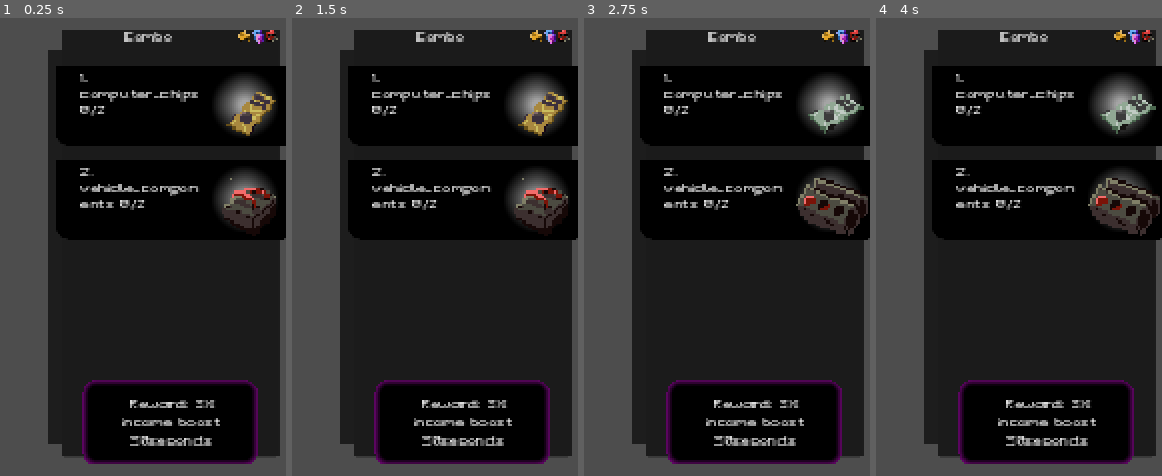
Above: before the commit, frames 1-4 (left to right).
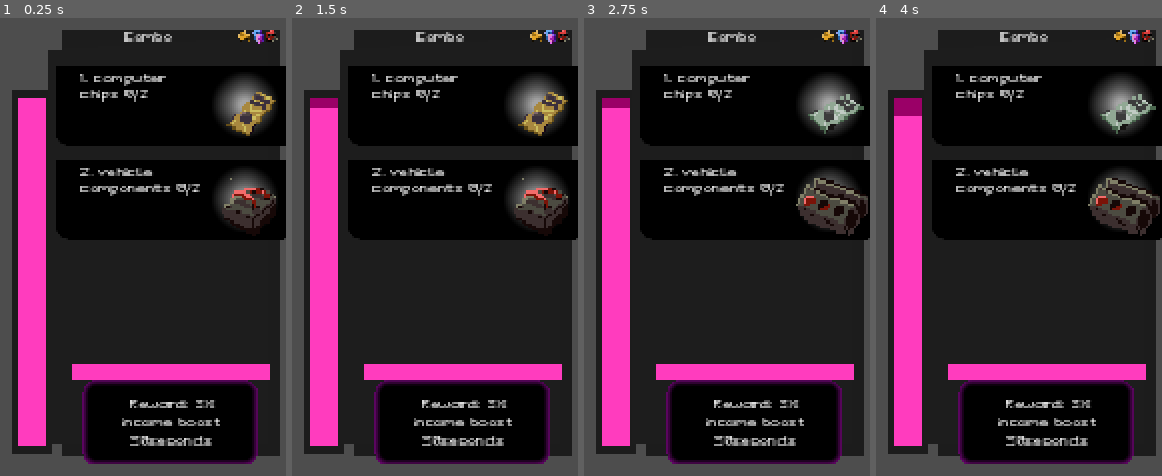
Above: after the commit, the same moments.

Repository: NathanHeaton/Robo-revolution
Game: Godot game, scene res://UI/combo.tscn
The game is run twice, just before and just after one commit, with the same random seed, the same clock (stepped at 60 frames per second) and the same inputs. This scene is started directly instead of the project's main scene.
Inputs (mouse positions are in pixels of both pictures, inside the frame that each line leads up to):
- Up to frame 1 (0.25 s): no input
- Up to frame 2 (1.5 s): click (552, 36) at 0.5 s; move the mouse to (outside the picture) at 1.27 s; hold D (move_right) from 1.28 s (still down)
- Up to frame 3 (2.75 s): tap Enter at 2 s; move the mouse to (outside the picture) at 2.02 s; release D (move_right) at 2.03 s; hold S (move_down) from 2.03 s (still down)
- Up to frame 4 (4 s): tap Space at 2.75 s; move the mouse to (outside the picture) at 2.77 s; release S (move_down) at 2.78 s; hold D (move_right) 2.78-3.53 s; tap Enter at 3.5 s; move the mouse to (outside the picture) at 3.52 s; hold W (move_up) from 3.53 s (still down)

The runs differ from the first frame. In frame 1, 14% of the frame differs, in the area x 4-95%, y 12-96%; in frame 2, 14%; in frame 3, 14%; in frame 4, 14%.

Commit message:
finished combo code, new combo are startd when combo times out and added progress bars to combo

Diff:
--- a/robo-revolution/Globals/Location_Data.gd
+++ b/robo-revolution/Globals/Location_Data.gd
@@ -32,7 +32,7 @@
 	locations.Scrapyard:{
 		"id": 0,
 		"name": "Scrapyard",
-		"description" : "Increase chance to spawn trash items.\nContains: scrap, plastic, rusty_nails, gears, computer_chips, vehicle_components, wires, gold_plates, rubies",
+		"description" : "Increase chance to spawn trash items.\nContains: scrap, plastic, rusty nails, gears, computer chips, vehicle components, wires, gold plates, rubies",
 		"unlocked": true,
 		"key_needed": false,
 		"base_cost": 0,
@@ -41,7 +41,7 @@
 	locations.Underground:{
 		"id": 1,
 		"name": "Underground",
-		"description" : "Be careful of power surges\nContains: scrap, plastic, rusty_nails, computer_chips, vehicle_components, wires, robot_parts, motherboard, metal, gold_plates, rubies, gold_bars",
+		"description" : "Be careful of power surges\nContains: scrap, plastic, rusty nails, computer chips, vehicle components, wires, robot_parts, motherboard, metal, gold plates, rubies, gold_bars",
 		"unlocked": false,
 		"key_needed": false,
 		"base_cost": 5000,
@@ -50,7 +50,7 @@
 	locations.Ocean:{
 		"id": 2,
 		"name": "Ocean",
-		"description" : "Water dammage likely.\nContains: scrap, plastic, rusty_nails, metal, seashells, ship_wreckage, broken_jewels, rubies, pearls",
+		"description" : "Water dammage likely.\nContains: scrap, plastic, rusty nails, metal, seashells, ship wreckage, broken jewels, rubies, pearls",
 		"unlocked": false,
 		"base_cost": 45600,
 		"key_needed": false,
@@ -59,7 +59,7 @@
 	locations.Alien:{
 		"id": 3,
 		"name": "Alien",
-		"description" : "watch out for alien patrollers.\nContains: scrap, alien_parts, alien_scrap_metal, alien_artifacts, power_crystals",
+		"description" : "watch out for alien patrollers.\nContains: scrap, alien parts, alien scrap metal, alien artifacts, power crystals",
 		"unlocked": false,
 		"base_cost": 5780000,
 		"key_needed": true,
--- /dev/null
+++ b/robo-revolution/Globals/utility.gd
@@ -0,0 +1,5 @@
+extends Node
+
+
+func underscores_to_spaces(text) -> String:
+	return	text.replace("_", " ")
--- a/robo-revolution/Main/main.gd
+++ b/robo-revolution/Main/main.gd
@@ -121,7 +121,7 @@
 		"Combo":
 			_combo_upgrade(upgrade["level"])
 func _combo_upgrade(level: int):
-	if(level == 1):
+	if(!GameStats.stats["combo"]["bought"]):
 		GameStats.stats["combo"]["bought"] = true
 		GameStats.set_stat("combo","bought",null)
 	else:
--- a/robo-revolution/UI/combo.tscn
+++ b/robo-revolution/UI/combo.tscn
@@ -1,8 +1,14 @@
-[gd_scene load_steps=6 format=3 uid="uid://duh1bxkxexh5v"]
+[gd_scene load_steps=10 format=3 uid="uid://duh1bxkxexh5v"]
 
 [ext_resource type="Script" path="res://combo.gd" id="1_dewhs"]
 [ext_resource type="StyleBox" uid="uid://3ocy40xkcfs3" path="res://Themes/black_transparent_background.tres" id="2_1dyp4"]
 [ext_resource type="Texture2D" uid="uid://c46dbtr3xp40r" path="res://assets/Mini_Icons.png" id="3_frruh"]
+
+[sub_resource type="StyleBoxFlat" id="StyleBoxFlat_5ivxp"]
+bg_color = Color(0.603922, 0, 0.403922, 1)
+
+[sub_resource type="StyleBoxFlat" id="StyleBoxFlat_gu56t"]
+bg_color = Color(1, 0.235294, 0.745098, 1)
 
 [sub_resource type="StyleBoxFlat" id="StyleBoxFlat_llima"]
 bg_color = Color(0.6, 0.6, 0.6, 0)
@@ -29,6 +35,12 @@
 expand_margin_bottom = 10.0
 anti_aliasing = false
 
+[sub_resource type="StyleBoxFlat" id="StyleBoxFlat_6nd6y"]
+bg_color = Color(0.603922, 0, 0.403922, 1)
+
+[sub_resource type="StyleBoxFlat" id="StyleBoxFlat_cl4qp"]
+bg_color = Color(1, 0.235294, 0.745098, 1)
+
 [node name="Combo" type="Control"]
 custom_minimum_size = Vector2(280, 512)
 layout_direction = 3
@@ -45,6 +57,34 @@
 size_flags_vertical = 6
 script = ExtResource("1_dewhs")
 
+[node name="timer_background" type="Panel" parent="."]
+layout_mode = 0
+offset_left = 265.0
+offset_top = 72.0
+offset_right = 321.0
+offset_bottom = 114.0
+scale = Vector2(0.859314, 10.4074)
+theme_override_styles/panel = ExtResource("2_1dyp4")
+
+[node name="task_progress_bar" type="ProgressBar" parent="timer_background"]
+layout_mode = 1
+anchors_preset = 8
+anchor_left = 0.5
+anchor_top = 0.5
+anchor_right = 0.5
+anchor_bottom = 0.5
+offset_left = -20.0
+offset_top = -20.0
+offset_right = 20.0
+offset_bottom = 20.0
+grow_horizontal = 2
+grow_vertical = 2
+theme_override_styles/background = SubResource("StyleBoxFlat_5ivxp")
+theme_override_styles/fill = SubResource("StyleBoxFlat_gu56t")
+value = 9.0
+fill_mode = 3
+show_percentage = false
+
 [node name="background_panel" type="PanelContainer" parent="."]
 custom_minimum_size = Vector2(260, 512)
 layout_mode = 1
@@ -57,9 +97,6 @@
 [node name="Polygon2D" type="Polygon2D" parent="background_panel"]
 color = Color(0.117647, 0.117647, 0.117647, 1)
 polygon = PackedVector2Array(-16, 24, 248, 8, 248, 496, -16, 496)
-
-[node name="Panel2" type="Panel" parent="background_panel"]
-layout_mode = 2
 
 [node name="Panel" type="PanelContainer" parent="background_panel"]
 layout_mode = 2
@@ -97,8 +134,28 @@
 autowrap_mode = 2
 
 [node name="combo_duration" type="Timer" parent="."]
-wait_time = 60.0
+wait_time = 30.0
+autostart = true
 
 [node name="task_duration" type="Timer" parent="."]
+wait_time = 90.0
+one_shot = true
+autostart = true
+
+[node name="combo_duration_bar" type="ProgressBar" parent="."]
+layout_mode = 1
+anchors_preset = -1
+anchor_right = 0.043
+anchor_bottom = 0.041
+offset_left = 12.0
+offset_top = 400.0
+offset_right = 235.96
+offset_bottom = 400.008
+theme_override_styles/background = SubResource("StyleBoxFlat_6nd6y")
+theme_override_styles/fill = SubResource("StyleBoxFlat_cl4qp")
+value = 8.0
+fill_mode = 1
+show_percentage = false
 
 [connection signal="timeout" from="combo_duration" to="." method="_on_combo_duration_timeout"]
+[connection signal="timeout" from="task_duration" to="." method="_on_task_duration_timeout"]
--- a/robo-revolution/UI/hud.gd
+++ b/robo-revolution/UI/hud.gd
@@ -261,3 +261,10 @@
 
 func _on_prestige_pressed() -> void:
 	emit_signal("prestiged")
+
+
+func _on_start_combo_timeout() -> void:
+	if (GameStats.combo == false && GameStats.stats["combo"]["bought"] && !has_node("Combo")):
+		_start_combo()
+	$start_combo.wait_time = randi_range(5,40)
+	$start_combo.start()
--- a/robo-revolution/UI/hud.tscn
+++ b/robo-revolution/UI/hud.tscn
@@ -1762,6 +1762,9 @@
 layout_mode = 2
 size_flags_horizontal = 2
 theme_override_constants/separation = 12
+
+[node name="start_combo" type="Timer" parent="."]
+autostart = true
 
 [connection signal="timeout" from="Message_Timer" to="." method="_on_message_timer_timeout"]
 [connection signal="toggled" from="MarginContainer/top_nav_container/top_nav/settings" to="." method="_on_settings_toggled"]
@@ -1789,3 +1792,4 @@
 [connection signal="pressed" from="profile_panel/Alien_Close_Button" to="." method="_on_alien_close_button_pressed"]
 [connection signal="pressed" from="settings_panel/Alien_Close_Button" to="." method="_on_alien_close_button_pressed"]
 [connection signal="pressed" from="stats_panel/Alien_Close_Button" to="." method="_on_alien_close_button_pressed"]
+[connection signal="timeout" from="start_combo" to="." method="_on_start_combo_timeout"]
--- a/robo-revolution/combo.gd
+++ b/robo-revolution/combo.gd
@@ -21,11 +21,22 @@
 func _ready() -> void:
 	_decide_combo_diffculty()
 	ItemData.connect("collected_item",Callable(self,"_update_combo"))
+	$timer_background/task_progress_bar.max_value = $task_duration.time_left
+	$combo_duration_bar.max_value = $combo_duration.time_left
+	$combo_duration.paused = true
+
+
+func _process(delta: float) -> void:
+
+	$timer_background/task_progress_bar.value = $task_duration.time_left
+	$combo_duration_bar.value = $combo_duration.time_left
+
 
 func completed_tasks():
 	#for tasks in total_task:
 		#get_node("background_panel/Panel/combo_content/task"+str(tasks+1)).queue_free()
-	$combo_duration.start()
+	$timer_background.hide()
+	$combo_duration.paused = false
 	GameStats.stats["combo"]["combos_completed"] += 1
 	GameStats.combo = true
 
@@ -124,3 +135,7 @@
 func _on_combo_duration_timeout() -> void:
 	GameStats.combo = false
 	queue_free()
+
+
+func _on_task_duration_timeout() -> void:
+	queue_free()
--- a/robo-revolution/combo_task.gd
+++ b/robo-revolution/combo_task.gd
@@ -63,7 +63,7 @@
 
 
 func _change_description():
-	$task/HBoxContainer/loot_details.text = str(step)+ ". " + item["name"] + " "+ str(amount_completed)+"/" + str(amount)
+	$task/HBoxContainer/loot_details.text = str(step)+ ". " + Utility.underscores_to_spaces(item["name"]) + " "+ str(amount_completed)+"/" + str(amount)
 
 
 func _change_amount():
--- a/robo-revolution/project.godot
+++ b/robo-revolution/project.godot
@@ -24,6 +24,7 @@
 GlobalThemes="*res://Globals/global_themes.gd"
 GameStats="*res://Globals/game_stats.gd"
 ItemData="*res://Globals/item_data.gd"
+Utility="*res://Globals/utility.gd"
 
 [display]
 
